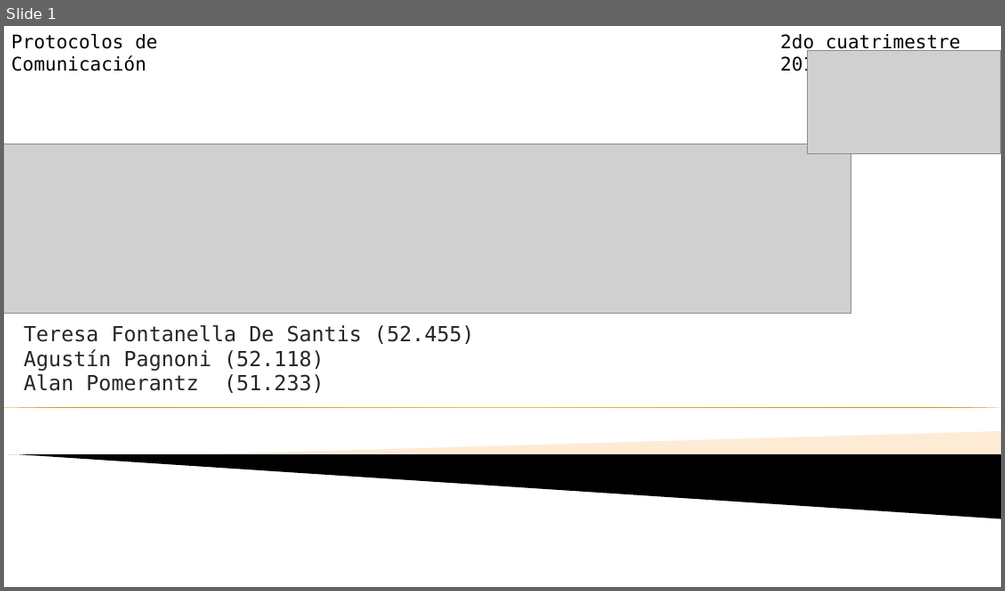
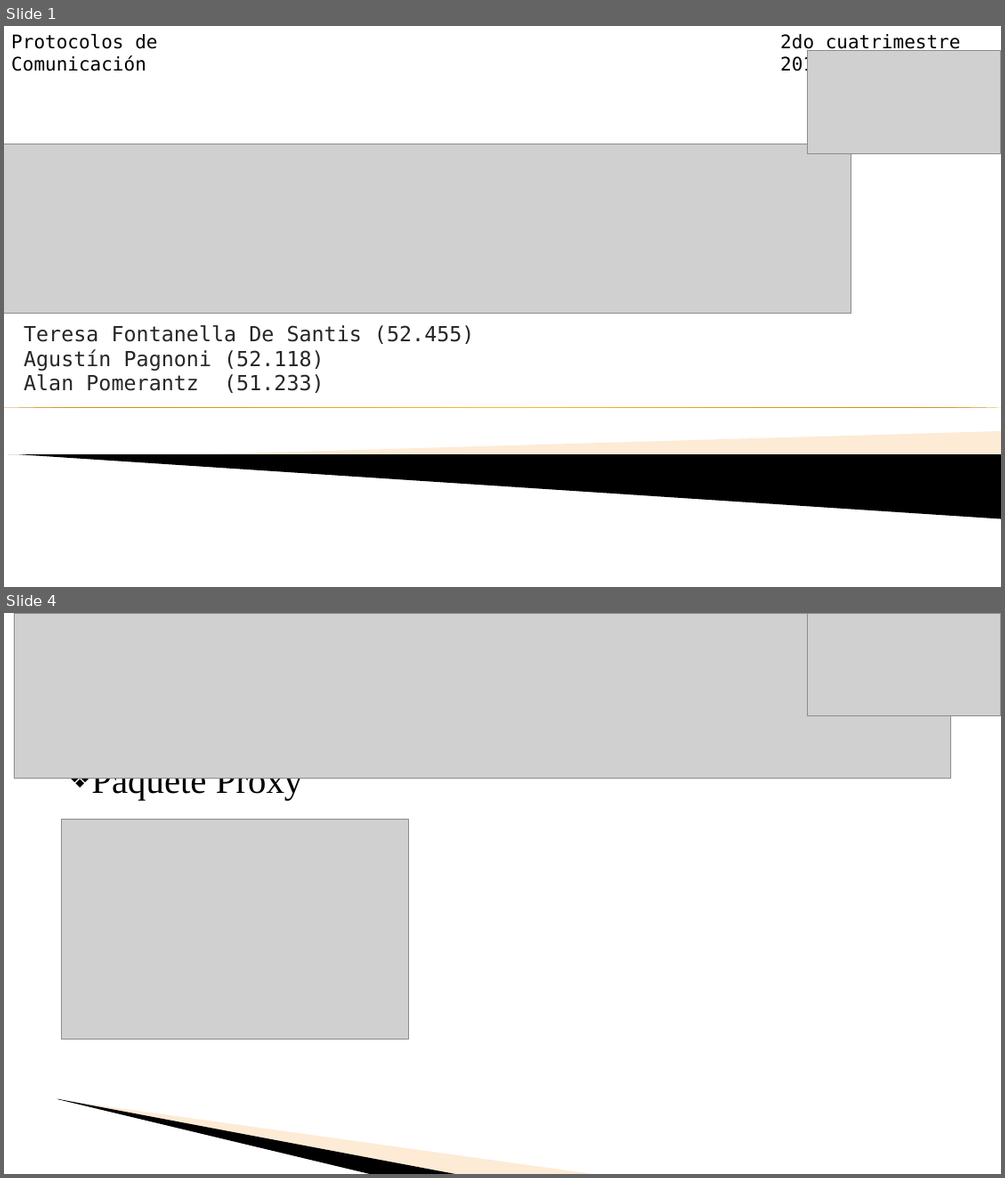
Before and after one commit to aguspagnoni/http-proxy, a slide deck: PPT PDC 1.ppt. Shown one above the other, each under a label of ours: slide 1 before the commit, slides 1 and 4 after it; the slides between them are not shown. The pictures are 1005x591 and 1005x1178 pixels, drawn with LibreOffice and Linux fonts; fonts in the diff are those of the drawing; grey boxes stand for pictures; background and template pictures are left out. Boxes give left, top, right and bottom in pixels: in the first picture for what was removed or moved away, otherwise in the second. Text is boxed around its words. In the diff, an @@ line names an element or a change of style, - is before the commit and + after.

```diff
--- a/PPT PDC 1.ppt
+++ b/PPT PDC 1.ppt
@@ slide 4 added at box(4, 613, 1001, 1174), background picture (left out) @@
@@ picture added at box(15, 613, 951, 779) @@
@@ picture added at box(808, 613, 1000, 716) @@
@@ text added at box(91, 778, 303, 801), 35 pt, text #000000 @@
+❖ Paquete Proxy
@@ picture added at box(62, 819, 408, 1039) @@
@@ freeform shape added at box(57, 1098, 459, 1174), fill #000000 @@
@@ freeform shape added at box(58, 1099, 597, 1174), fill #FCCF99 at 40% opacity @@
```
Also in this commit, not shown: 2 slides changed, 5 other slides added, 3 slides removed.
